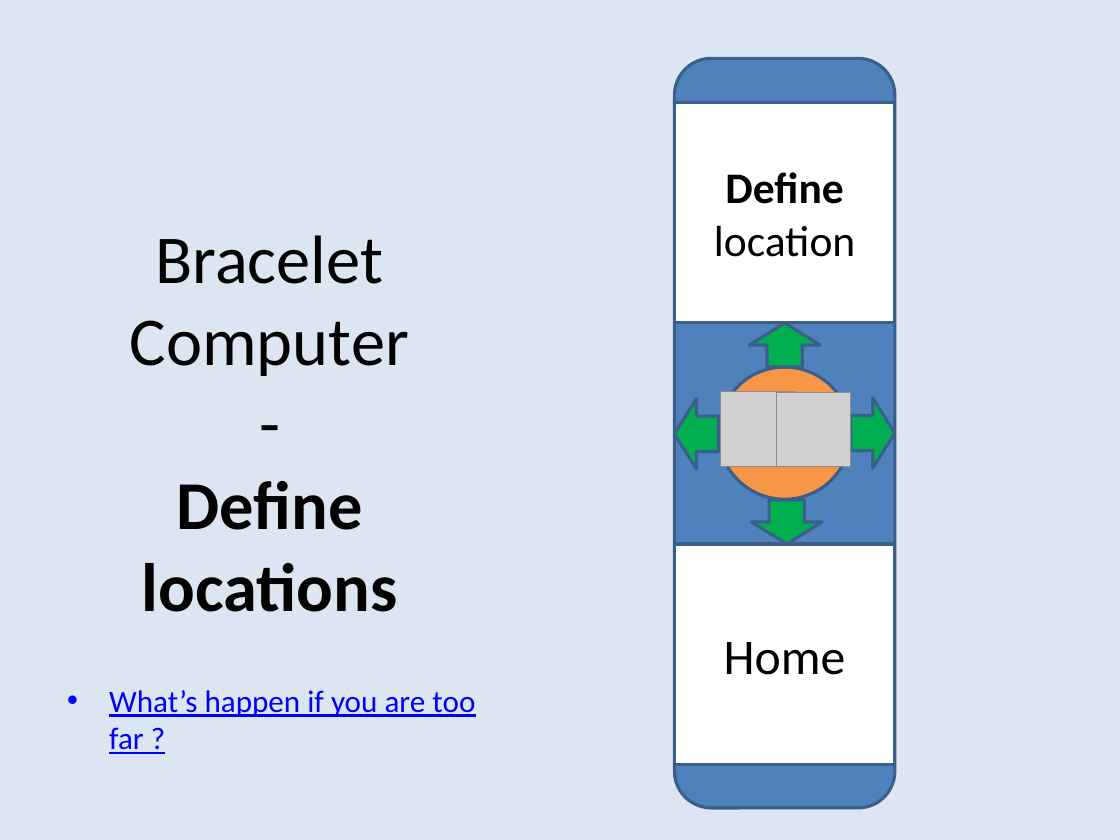
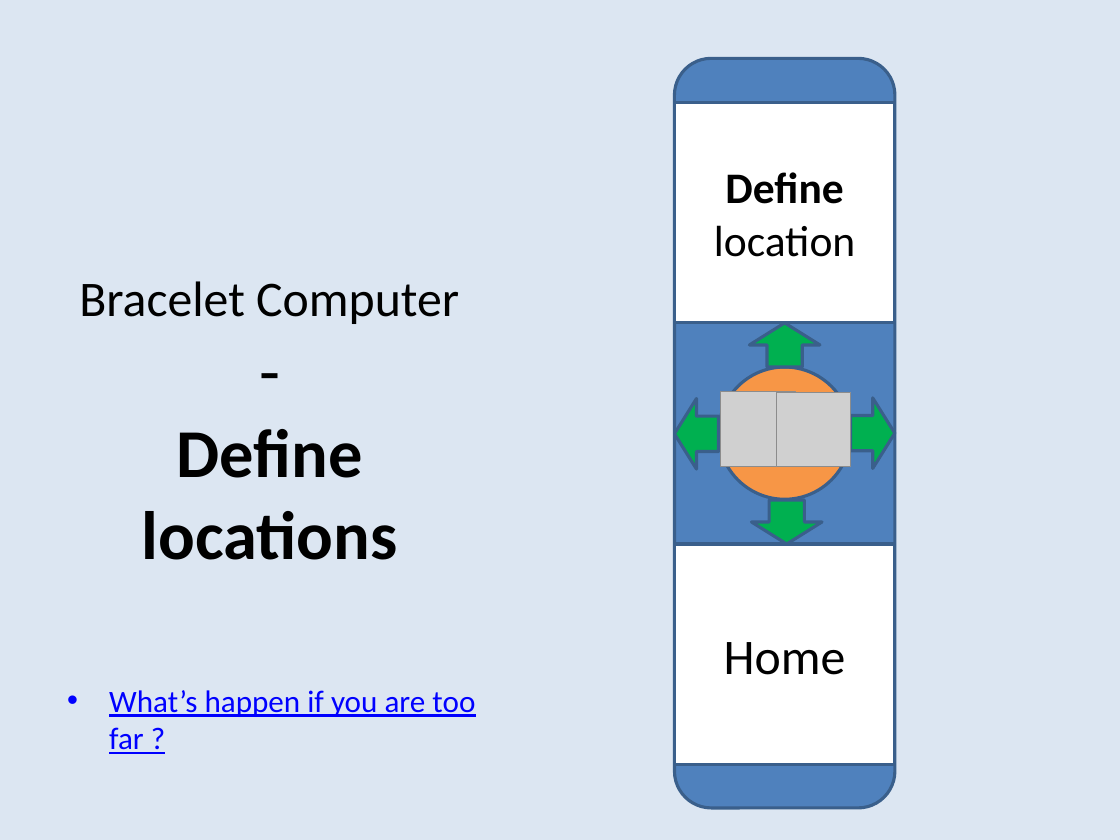
Before and after one commit to Nico420/cours-newcastle, a slide deck: slide 11 of Graphical User interfaces/Graphical User Interfaces.pptx. Drawn at 1120x840 pixels with LibreOffice and Linux fonts; fonts in the diff are those of the drawing; grey boxes stand for pictures. Boxes give left, top, right and bottom in pixels: in the first picture for what was removed or moved away, otherwise in the second. Text is boxed around its words. In the diff, an @@ line names an element or a change of style, - is before the commit and + after.

```diff
--- a/Graphical User interfaces/Graphical User Interfaces.pptx
+++ b/Graphical User interfaces/Graphical User Interfaces.pptx
@@ title "Bracelet Computer - Define locations" at (x1=79, y1=281, x2=459, y2=560): size 44 to 32 pt in "Bracelet Computer" @@
```
Also in this commit, not shown: 19 other slides changed, 4 other files.
